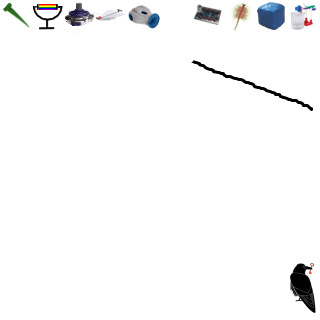
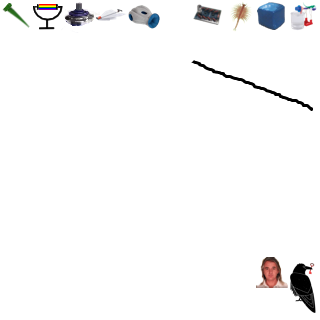
The second w=320, h=320 image is a revision of the first. Changes to its layers:
added layer "Bratzo" above "Malebene 36(eingefügt)" over (256, 257, 288, 288)
painted on "Hintergrund" over (256, 257, 288, 288)
